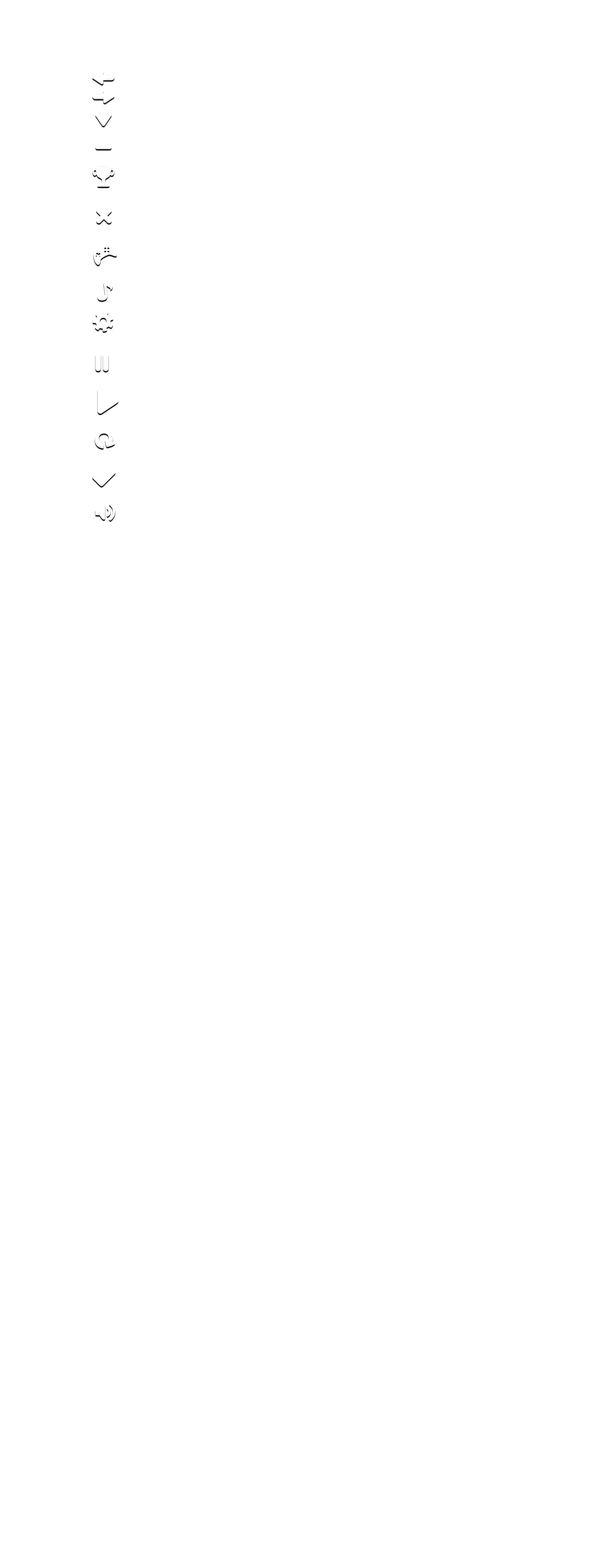
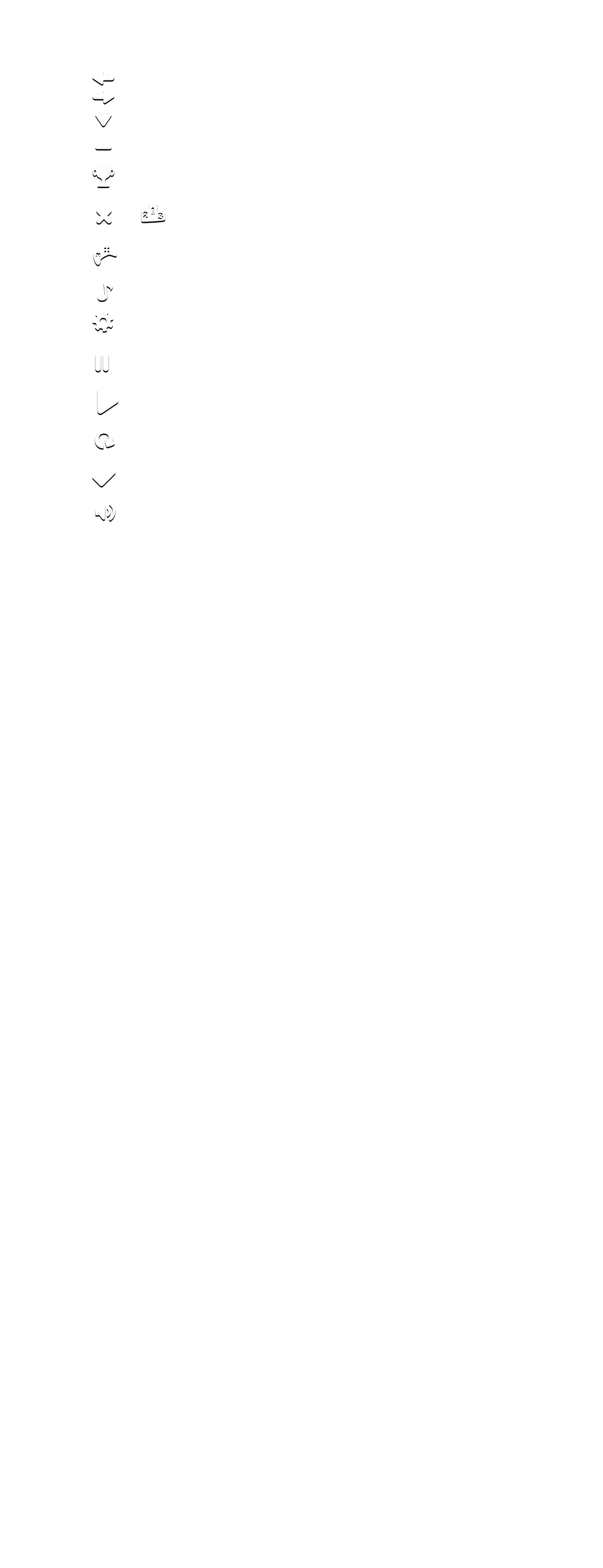
Comparing the layer stacks of the two 603 × 1568 images. Changes:
added group "leaderboard" with 2 layers above "arrow-left" over [141, 202, 166, 223]
added group "ICO" with 1 layers in group "leaderboard" over [141, 202, 166, 223]
added layer "Color ico" in group "ICO" over [141, 202, 166, 223]
